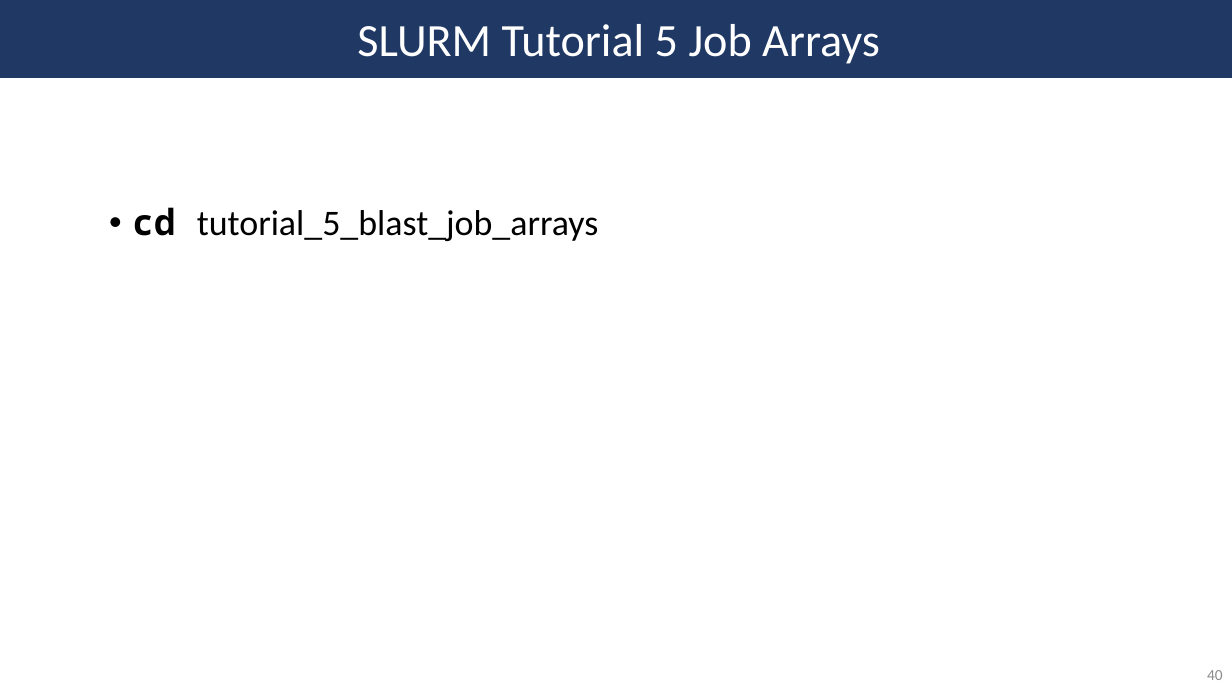
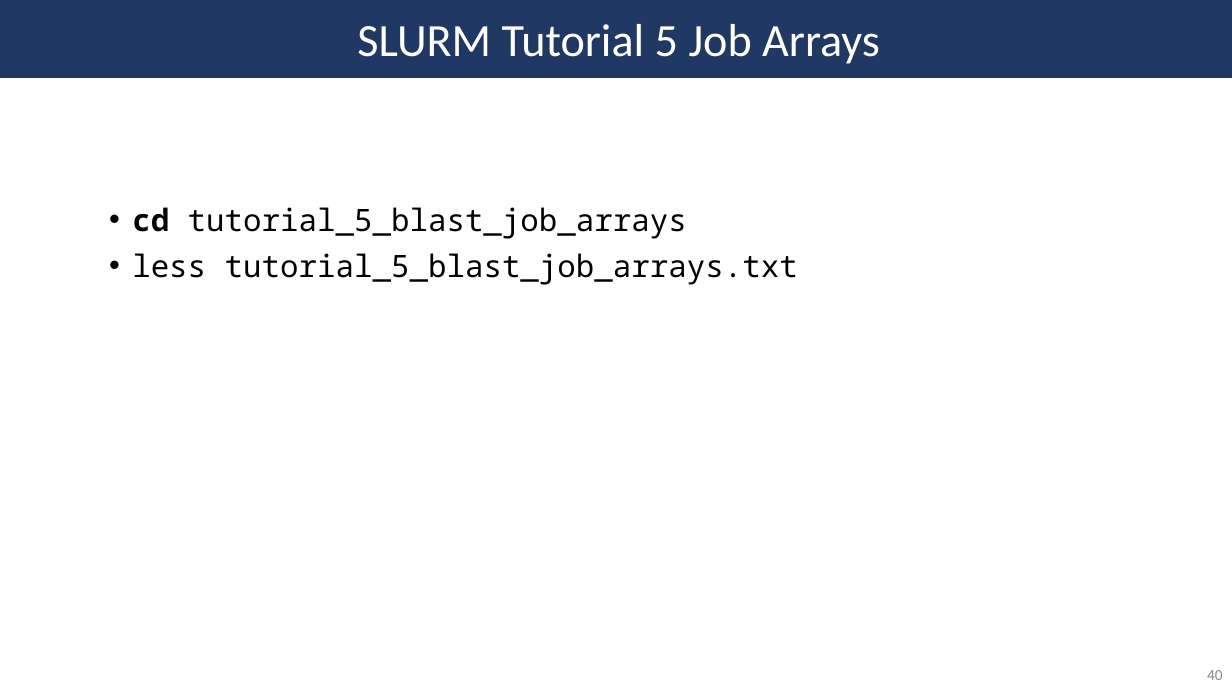
Before and after one commit to SycuroLab/arc_best_practices, a slide deck: slide 40 of arc_best_practices_presentation.pptx. Drawn at 1232x693 pixels with LibreOffice and Linux fonts; fonts in the diff are those of the drawing. Boxes give left, top, right and bottom in pixels: in the first picture for what was removed or moved away, otherwise in the second. Text is boxed around its words. In the diff, an @@ line names an element or a change of style, - is before the commit and + after.

```diff
--- a/arc_best_practices_presentation.pptx
+++ b/arc_best_practices_presentation.pptx
@@ text at (x1=132, y1=207, x2=687, y2=239): size 28 to 24 pt in "cd tutorial_5_blast_job_arrays"; font Calibri to Noto Sans Mono in "tutorial_5_blast_job_arrays" @@
@@ text at (x1=132, y1=253, x2=798, y2=285): paragraph added @@
+• less tutorial_5_blast_job_arrays.txt
```
Also in this commit, not shown: 14 other slides changed.
